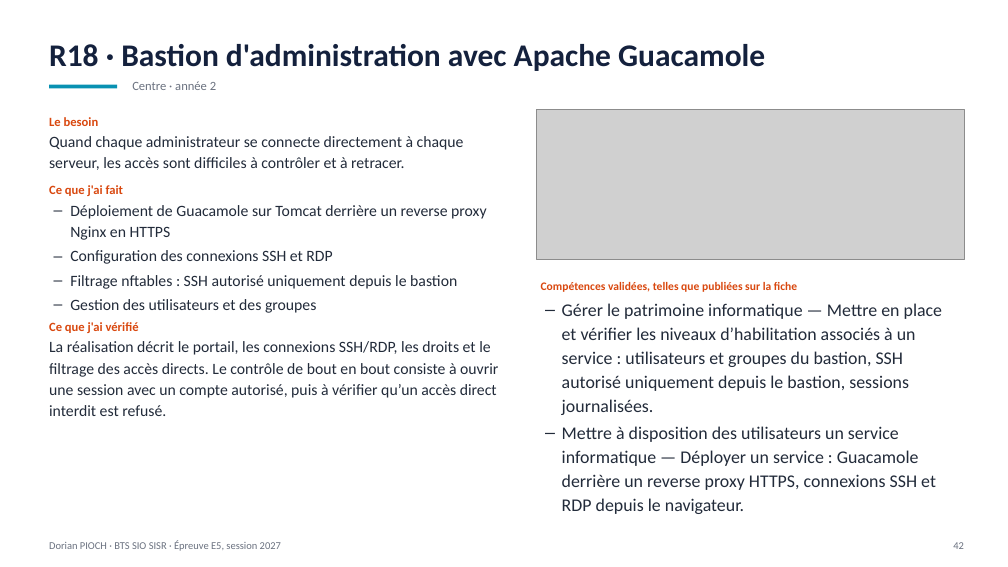
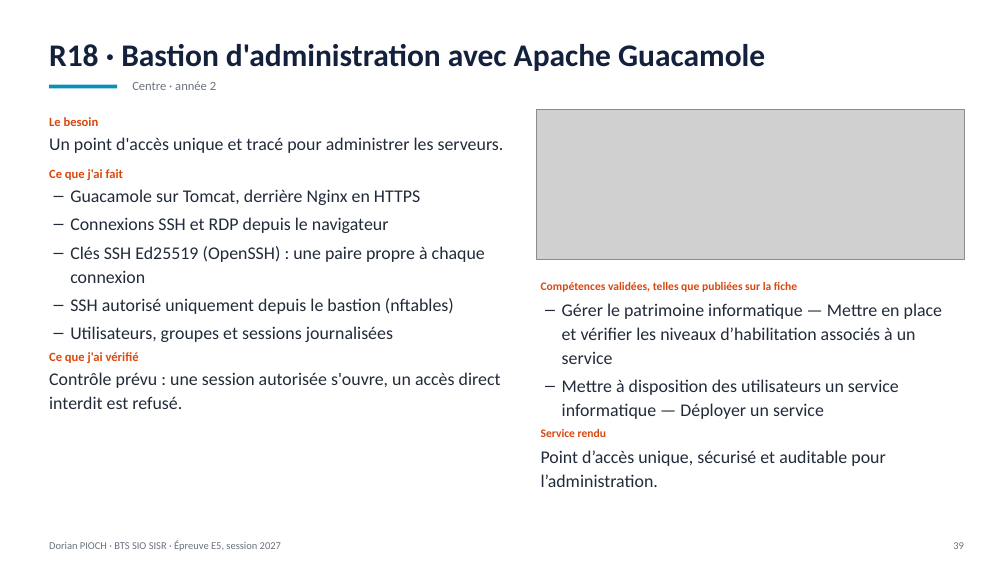
Before and after one commit to Dozyxio/dorian-pioch-e5-fichiers, a slide deck: slide 39 of Portfolio_E5_Dorian_Pioch_2027.pptx (slide 42 before the commit). Drawn at 1008x567 pixels with LibreOffice and Linux fonts; fonts in the diff are those of the drawing; grey boxes stand for pictures. Boxes give left, top, right and bottom in pixels: in the first picture for what was removed or moved away, otherwise in the second. Text is boxed around its words. In the diff, an @@ line names an element or a change of style, - is before the commit and + after.

Commit message:
E5: présentation mise à jour avec les commentaires (50 diapositives), tableau et annexe alignés

```diff
--- a/Portfolio_E5_Dorian_Pioch_2027.pptx
+++ b/Portfolio_E5_Dorian_Pioch_2027.pptx
@@ text at (x1=49, y1=137, x2=504, y2=153): text changed; size 15 to 17 pt @@
-Quand chaque administrateur se connecte directement à chaque serveur, les accès sont difficiles à contrôler et à retracer.
+Un point d'accès unique et tracé pour administrer les serveurs.
@@ text at (x1=70, y1=189, x2=485, y2=342): text changed; size 15 to 17 pt @@
-– Déploiement de Guacamole sur Tomcat derrière un reverse proxy Nginx en HTTPS
-– Configuration des connexions SSH et RDP
-– Filtrage nftables : SSH autorisé uniquement depuis le bastion
-– Gestion des utilisateurs et des groupes
+– Guacamole sur Tomcat, derrière Nginx en HTTPS
+– Connexions SSH et RDP depuis le navigateur
+– Clés SSH Ed25519 (OpenSSH) : une paire propre à chaque connexion
+– SSH autorisé uniquement depuis le bastion (nftables)
+– Utilisateurs, groupes et sessions journalisées
@@ text at (x1=541, y1=303, x2=942, y2=487): text changed @@
-– Gérer le patrimoine informatique — Mettre en place et vérifier les niveaux d’habilitation associés à un service : utilisateurs et groupes du bastion, SSH autorisé uniquement depuis le bastion, sessions journalisées.
-– Mettre à disposition des utilisateurs un service informatique — Déployer un service : Guacamole derrière un reverse proxy HTTPS, connexions SSH et RDP depuis le navigateur.
+– Gérer le patrimoine informatique — Mettre en place et vérifier les niveaux d’habilitation associés à un service
+– Mettre à disposition des utilisateurs un service informatique — Déployer un service
+Service rendu
+Point d’accès unique, sécurisé et auditable pour l’administration.
@@ text at (x1=49, y1=372, x2=501, y2=409): text changed; size 15 to 17 pt @@
-La réalisation décrit le portail, les connexions SSH/RDP, les droits et le filtrage des accès directs. Le contrôle de bout en bout consiste à ouvrir une session avec un compte autorisé, puis à vérifier qu’un accès direct interdit est refusé.
+Contrôle prévu : une session autorisée s'ouvre, un accès direct interdit est refusé.
@@ text at (x1=953, y1=542, x2=964, y2=549): text changed @@
-42
+39
```
Also in this commit, not shown: 45 other slides changed, 3 slides removed, 3 other files.
